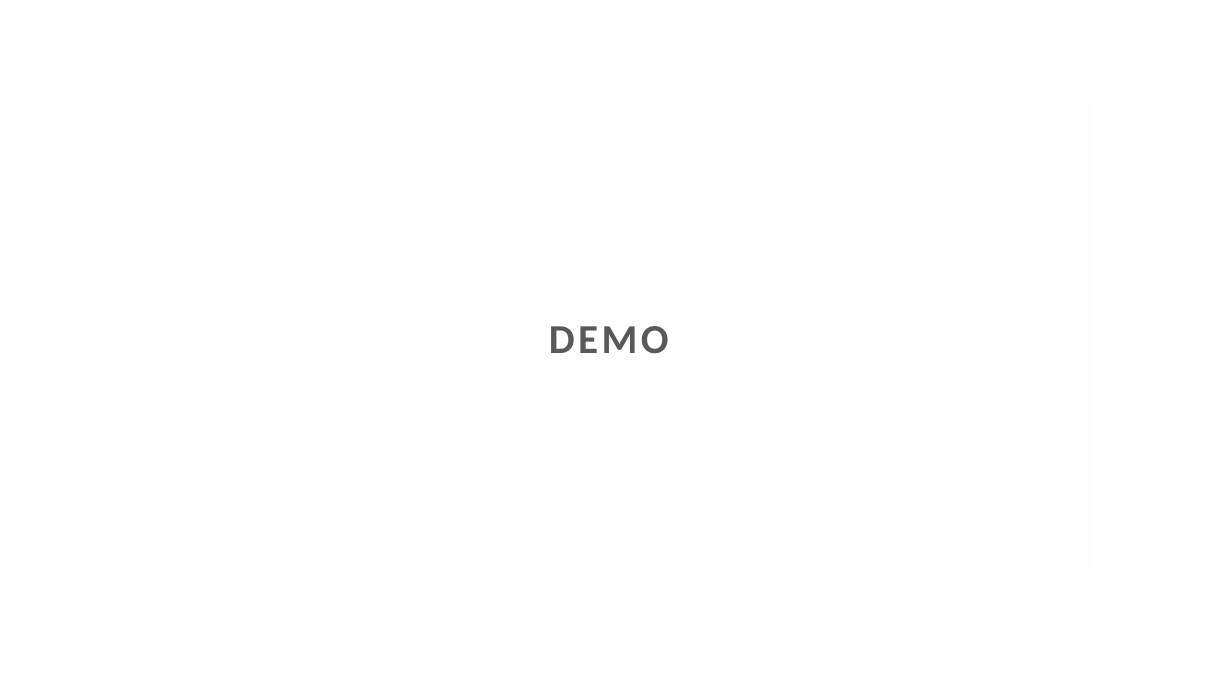
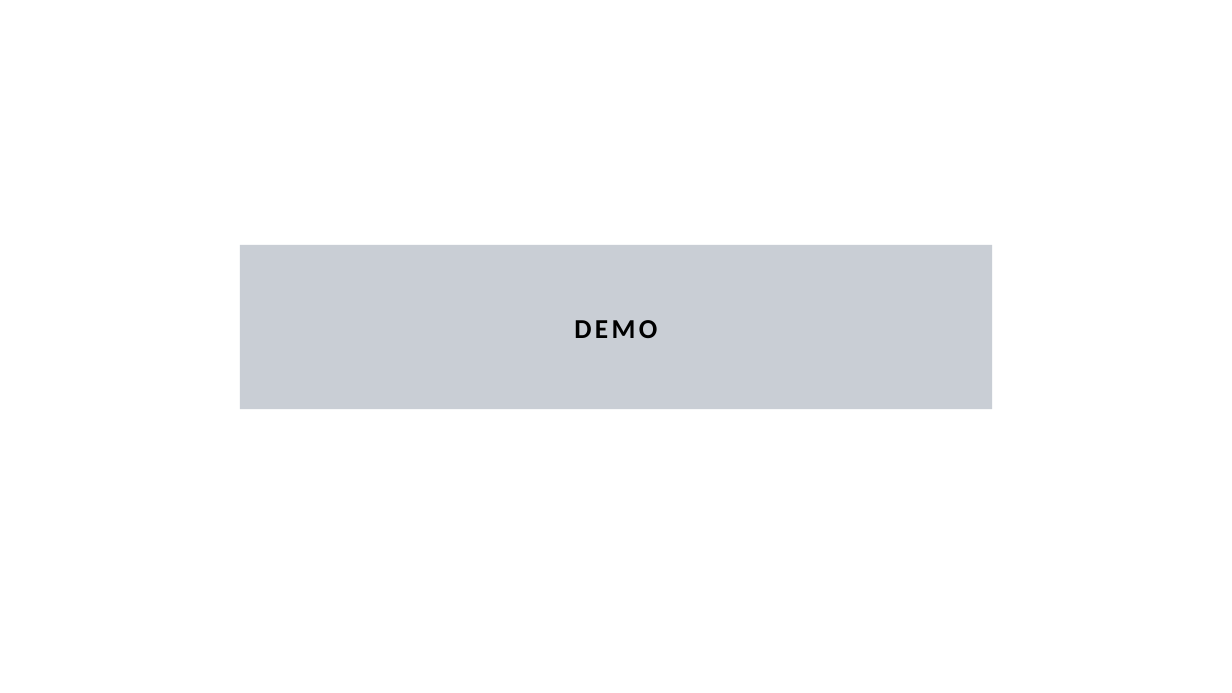
Before and after one commit to MihailRomanov/TechTalks_GUI_in_Net, a slide deck: slide 26 of presentation.pptx (slide 25 before the commit). Drawn at 1232x693 pixels with LibreOffice and Linux fonts; fonts in the diff are those of the drawing; background and template pictures are left out. Boxes give left, top, right and bottom in pixels: in the first picture for what was removed or moved away, otherwise in the second. Text is boxed around its words. In the diff, an @@ line names an element or a change of style, - is before the commit and + after.

```diff
--- a/presentation.pptx
+++ b/presentation.pptx
@@ title "DEMO": place and size @@
-title "DEMO" at [126,102,1092,570]
+title "DEMO" at [240,245,992,409]
@@ title "DEMO" at [240,245,992,409]: size 24 to 16 pt, text colour #595959 to #000000; fill #FEFEFE at 66% opacity to #4F5E74 at 30% opacity; outline #FFFFFF 0.5 pt to #3B4656 1 pt @@
```
Also in this commit, not shown: 13 other slides changed, 3 slides added, 2 slides removed.
